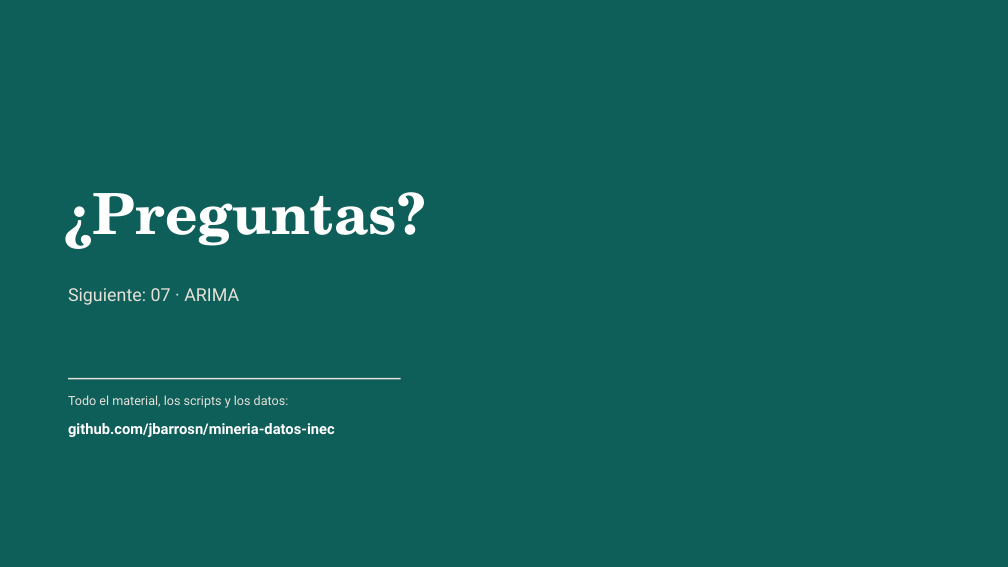
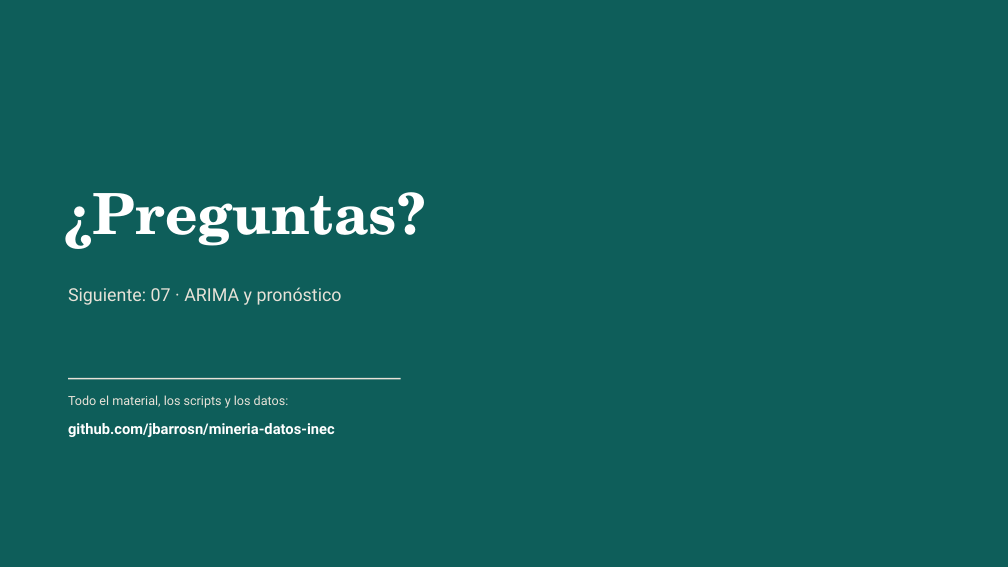
Before and after one commit to jbarrosn/mineria-datos-inec, a slide deck: slide 6 of docs/diapositivas/06_series.pptx (slide 5 before the commit). Drawn at 1008x567 pixels with LibreOffice and Linux fonts; fonts in the diff are those of the drawing. Boxes give left, top, right and bottom in pixels: in the first picture for what was removed or moved away, otherwise in the second. Text is boxed around its words. In the diff, an @@ line names an element or a change of style, - is before the commit and + after.

```diff
--- a/docs/diapositivas/06_series.pptx
+++ b/docs/diapositivas/06_series.pptx
@@ text at [68, 287, 342, 305]: text changed @@
-Siguiente: 07 · ARIMA
+Siguiente: 07 · ARIMA y pronóstico
```
Also in this commit, not shown: 2 other slides changed, 3 slides added, 2 slides removed, 9 other files.
